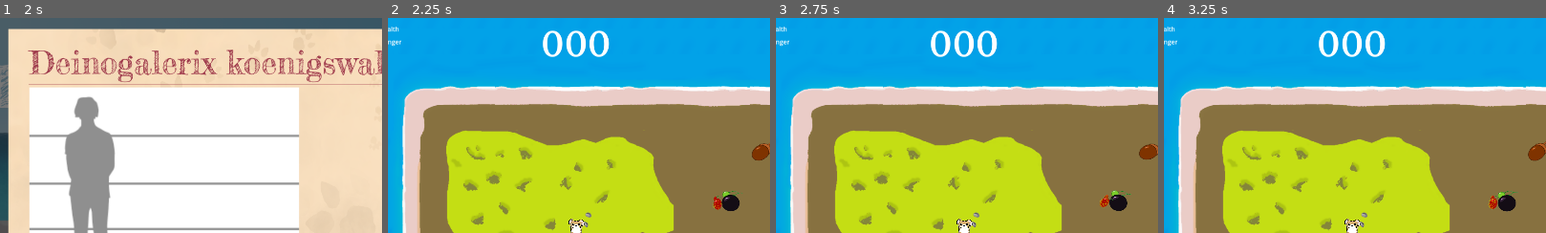
Above: before the commit, frames 1-4 (left to right).
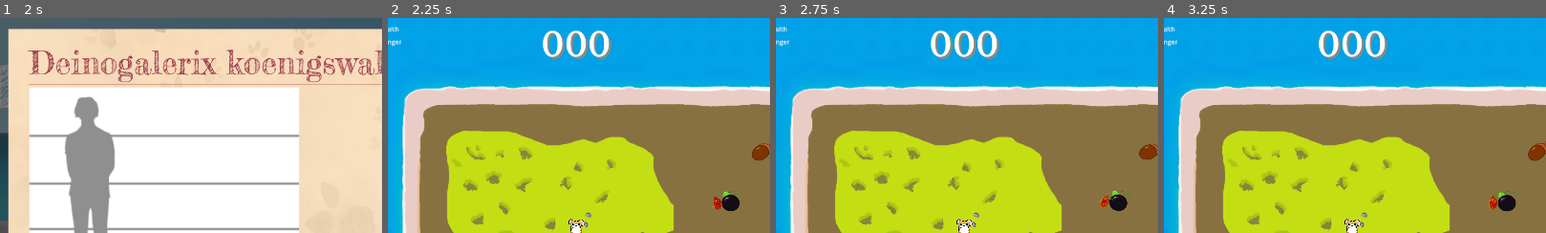
Above: after the commit, the same moments.

Repository: nialsiG/GMTK2024
Game: Godot game, scene res://scenes/Menus/start_menu.tscn
The game is run twice, just before and just after one commit, with the same random seed, the same clock (stepped at 60 frames per second) and the same inputs. The engine's default icon, where the game draws it, is replaced by a stand-in: a white triangle on a blue panel in a dark square.
Inputs (mouse positions are % of the whole screen's width and height, from its top left):
- Up to frame 1 (2 s): click "Start game" at 0.5 s; click "Wiki" at 1.25 s
- Up to frame 2 (2.25 s): click "Deinogalerix koenigswaldi" at 2 s
- Up to frame 3 (2.75 s): no input
- Up to frame 4 (3.25 s): click (98, 96) at 2.75 s
The pictures show only the part of the screen within x 25-75%, y 0-50%; the shares and areas given below are measured in that part.

Frame 1 is identical in both runs. In frame 2, 0.6% of the frame differs, in the area x 41-59%, y 6-20%; in frame 3, 0.6%; in frame 4, 0.6%.

Commit message:
better contrast

Diff:
--- a/Gmtk 2024/resources/labels/pachinko_button.tres
+++ b/Gmtk 2024/resources/labels/pachinko_button.tres
@@ -6,3 +6,5 @@
 font = ExtResource("1_0knvr")
 font_size = 50
 font_color = Color(0.819608, 0.498039, 0.294118, 1)
+outline_size = 15
+outline_color = Color(0.976471, 0.941176, 0.941176, 1)
--- a/Gmtk 2024/resources/labels/score_label.tres
+++ b/Gmtk 2024/resources/labels/score_label.tres
@@ -5,3 +5,5 @@
 [resource]
 font = ExtResource("1_imjox")
 font_size = 100
+shadow_color = Color(0.819608, 0.498039, 0.294118, 0.627451)
+shadow_offset = Vector2(5, 5)
